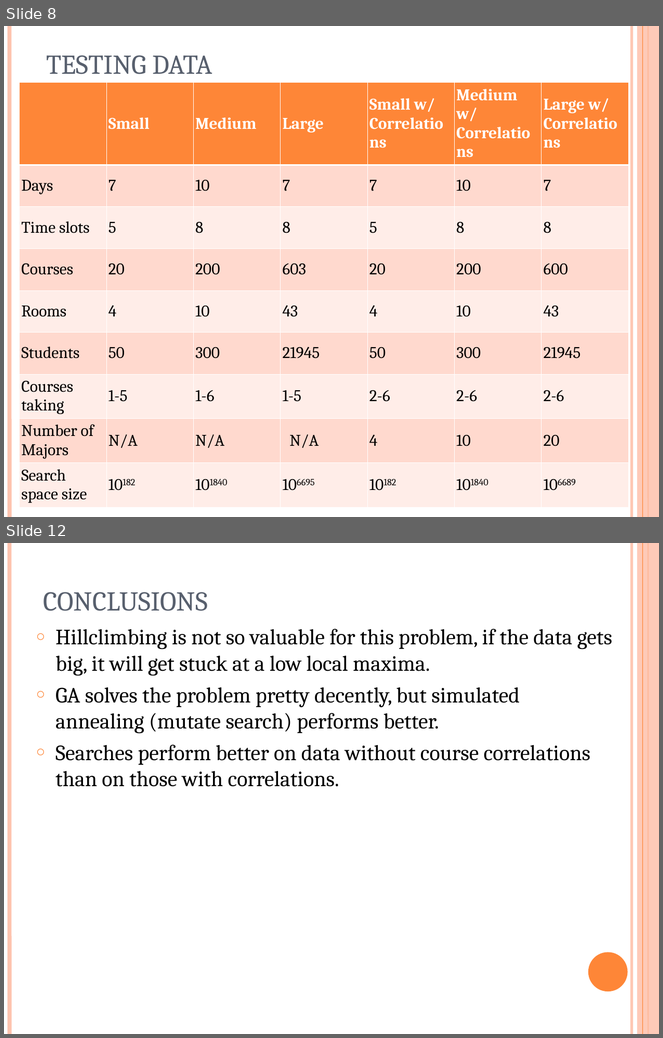
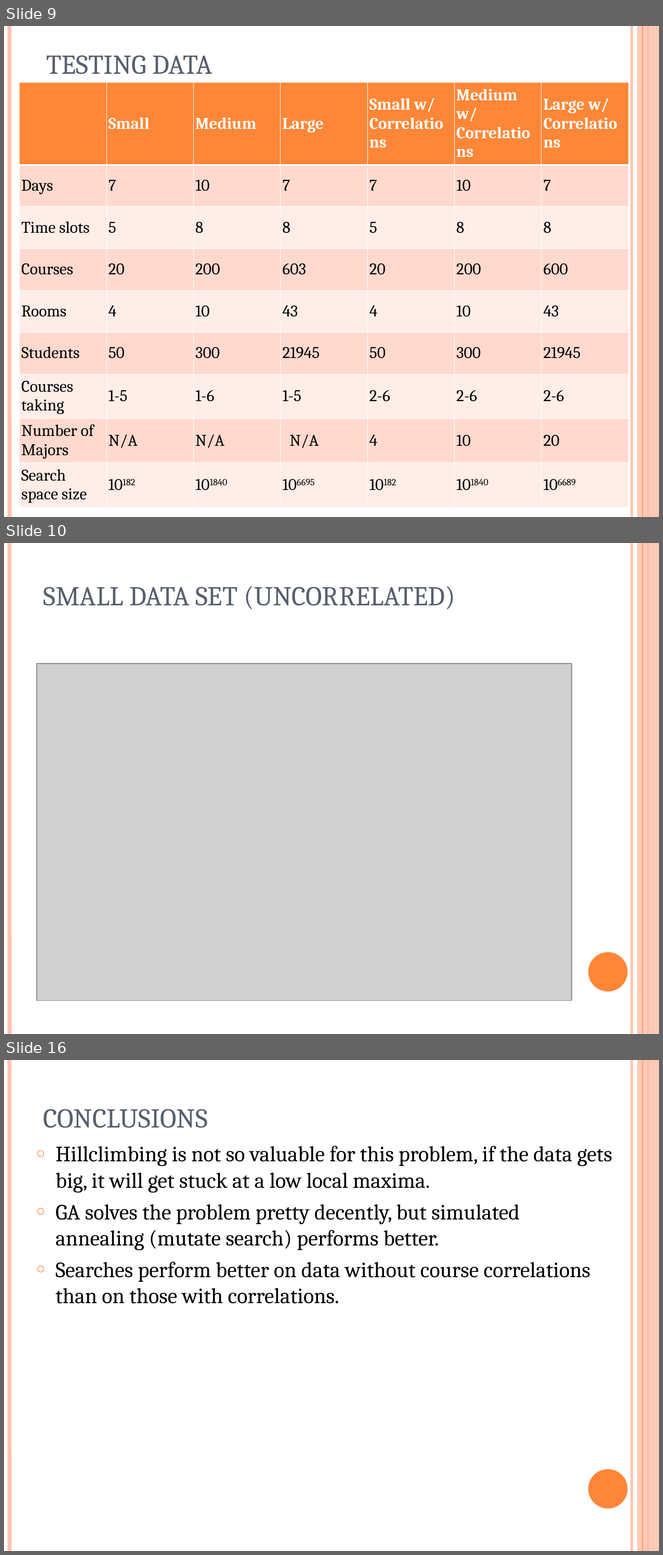
Before and after one commit to putrakoreng/csc384-genetic-algorithms-project, a slide deck: GA_TestBench/Data Files/presentation.ppt. Shown one above the other, each under a label of ours: slides 8 and 12 before the commit, slides 9, 10 and 16 after it; the slides between them are not shown. The pictures are 663x1038 and 663x1555 pixels, drawn with LibreOffice and Linux fonts; fonts in the diff are those of the drawing; grey boxes stand for pictures. Boxes give left, top, right and bottom in pixels: in the first picture for what was removed or moved away, otherwise in the second. Text is boxed around its words. In the diff, an @@ line names an element or a change of style, - is before the commit and + after.

```diff
--- a/GA_TestBench/Data Files/presentation.ppt
+++ b/GA_TestBench/Data Files/presentation.ppt
@@ slide 10 added at (4,543,659,1034), background #FFFFFF; not listed: 6 template elements that a slide beside it also shows @@
@@ title added at (43,586,455,610), 30 pt, text #575F6D @@
+SMALL DATA SET (UNCORRELATED)
@@ picture added at (37,664,572,1001) @@
@@ what was slide 8 is now slide 9 @@
@@ what was slide 12 is now slide 16 @@
```
Also in this commit, not shown: 1 slide changed, 6 other slides added, 3 slides removed, 3 other files.
